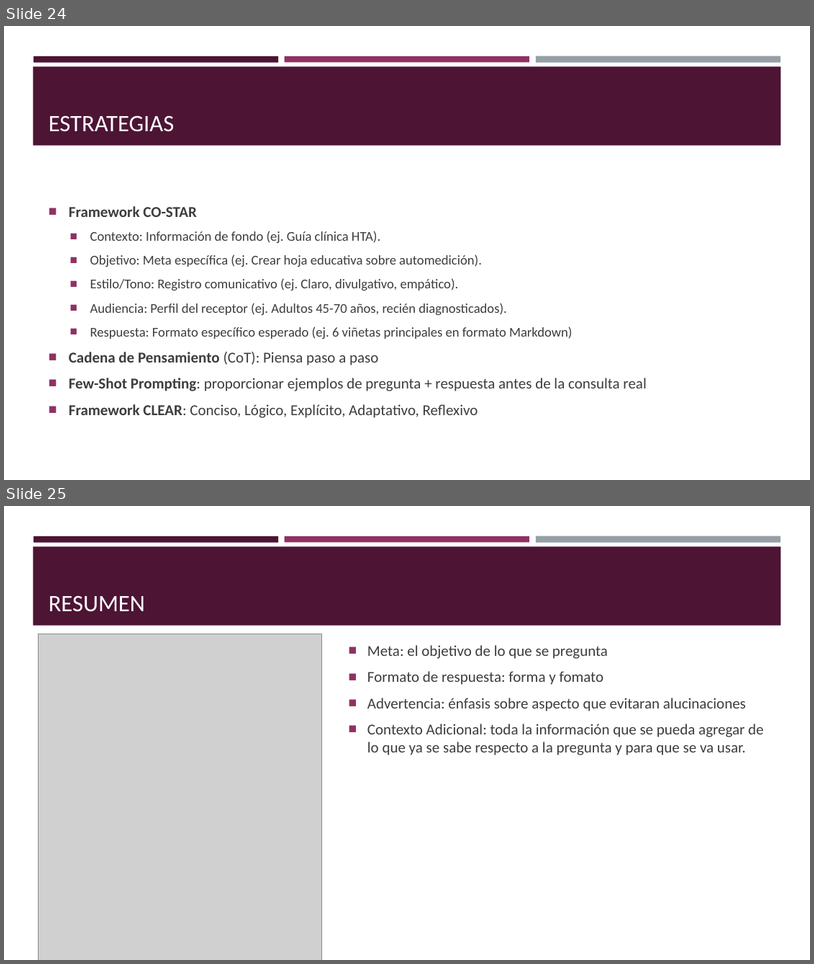
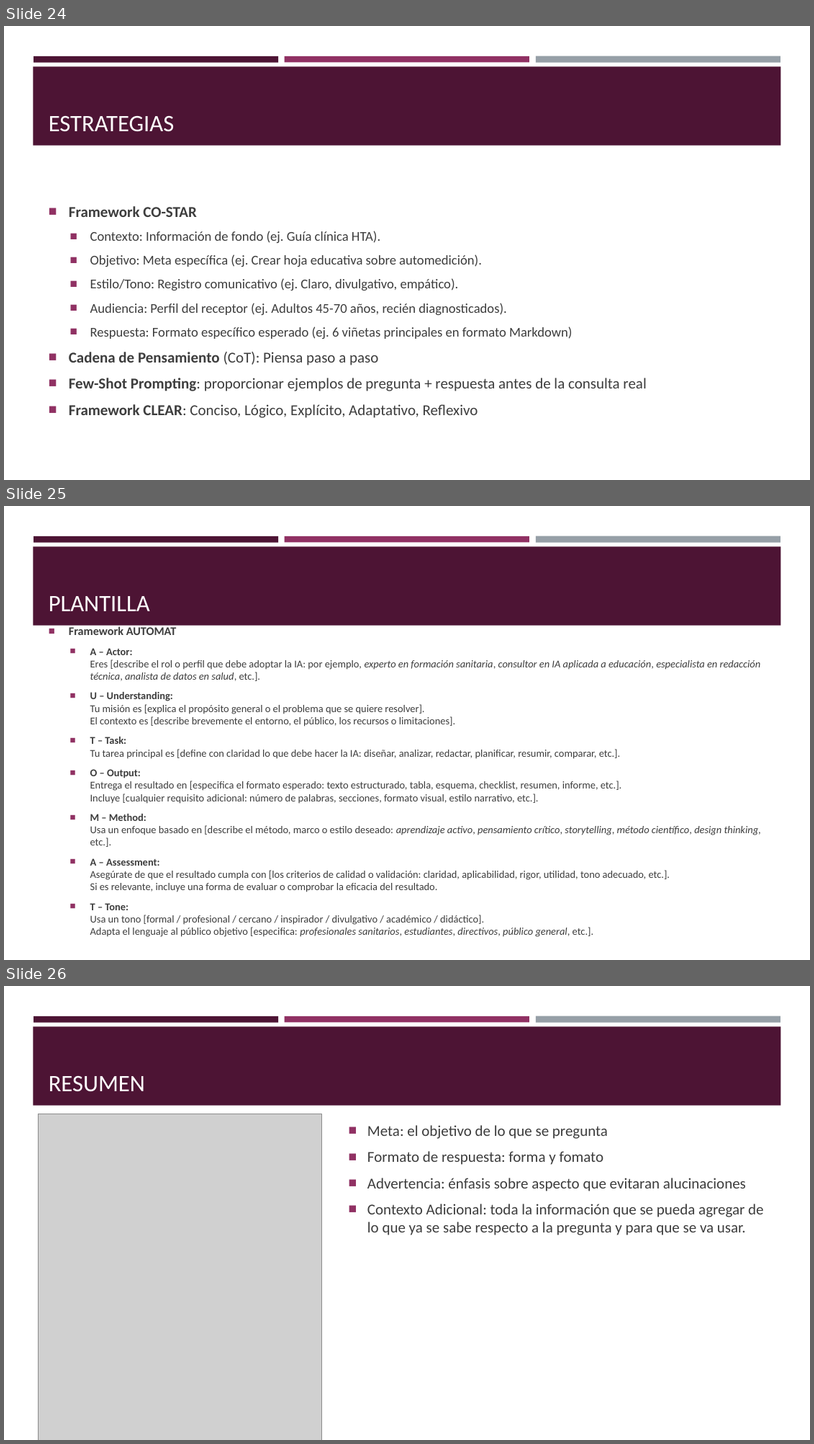
Before and after one commit to jmchema/curso_chatgpt, a slide deck: Introducción a chatgpt.pptx. Shown one above the other, each under a label of ours: slides 24 and 25 before the commit, slides 24, 25 and 26 after it. The pictures are 814x964 and 814x1444 pixels, drawn with LibreOffice and Linux fonts; fonts in the diff are those of the drawing; grey boxes stand for pictures. Boxes give left, top, right and bottom in pixels: in the first picture for what was removed or moved away, otherwise in the second. Text is boxed around its words. In the diff, an @@ line names an element or a change of style, - is before the commit and + after.

```diff
--- a/Introducción a chatgpt.pptx
+++ b/Introducción a chatgpt.pptx
@@ slide 25 added at [4, 506, 810, 960], background #FFFFFF; not listed: 4 template elements that a slide beside it also shows @@
@@ title added at [49, 596, 150, 611], 28 pt, text #FFFFFF @@
+PLANTILLA
@@ text added at [90, 648, 761, 937], 12.4 pt, text #3D3D3D @@
+■ Framework AUTOMAT
+  ■ A – Actor:
+    Eres [describe el rol o perfil que debe adoptar la IA: por ejemplo, experto en formación sanitaria, consultor en IA aplicada a educación, especialista en redacción técnica, analista de datos en salud, etc.].
+  ■ U – Understanding:
+    Tu misión es [explica el propósito general o el problema que se quiere resolver].
+    El contexto es [describe brevemente el entorno, el público, los recursos o limitaciones].
+  ■ T – Task:
+    Tu tarea principal es [define con claridad lo que debe hacer la IA: diseñar, analizar, redactar, planificar, resumir, comparar, etc.].
+  ■ O – Output:
+    Entrega el resultado en [especifica el formato esperado: texto estructurado, tabla, esquema, checklist, resumen, informe, etc.].
+    Incluye [cualquier requisito adicional: número de palabras, secciones, formato visual, estilo narrativo, etc.].
+  ■ M – Method:
+    Usa un enfoque basado en [describe el método, marco o estilo deseado: aprendizaje activo, pensamiento crítico, storytelling, método científico, design thinking, etc.].
+  ■ A – Assessment:
+    Asegúrate de que el resultado cumpla con [los criterios de calidad o validación: claridad, aplicabilidad, rigor, utilidad, tono adecuado, etc.].
+    Si es relevante, incluye una forma de evaluar o comprobar la eficacia del resultado.
+  ■ T – Tone:
+    Usa un tono [formal / profesional / cercano / inspirador / divulgativo / académico / didáctico].
+    Adapta el lenguaje al público objetivo [especifica: profesionales sanitarios, estudiantes, directivos, público general, etc.].
@@ what was slide 25 is now slide 26 @@
```
Also in this commit, not shown: 1 slide changed, 2 other files.
